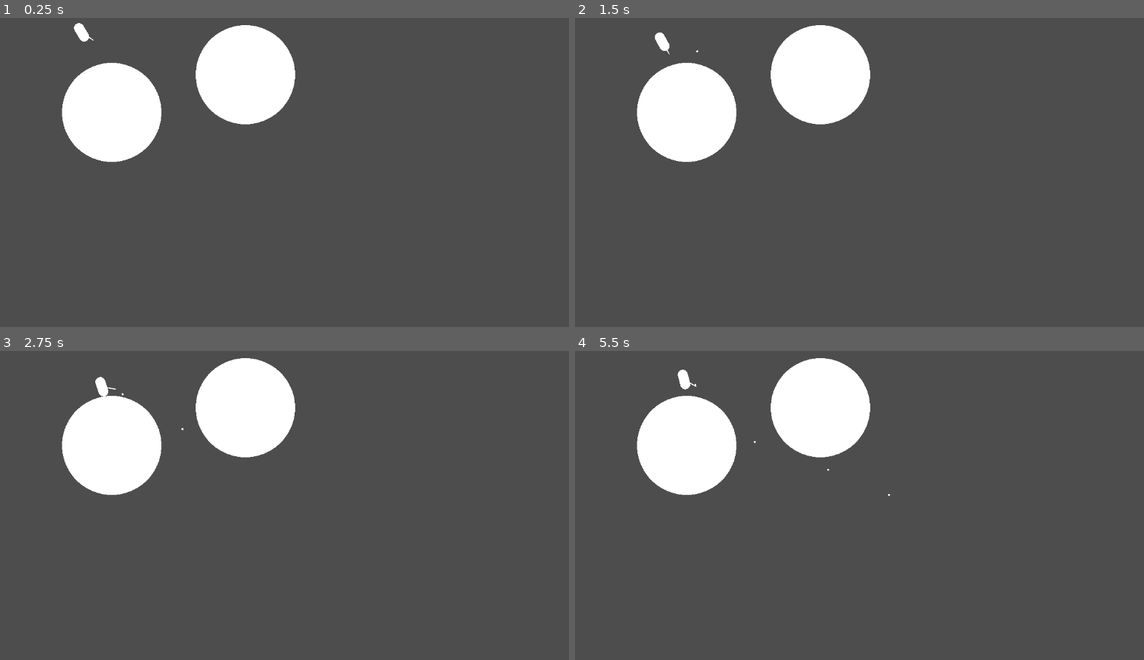
Above: before the commit, frames 1-4 (two rows, left to right).
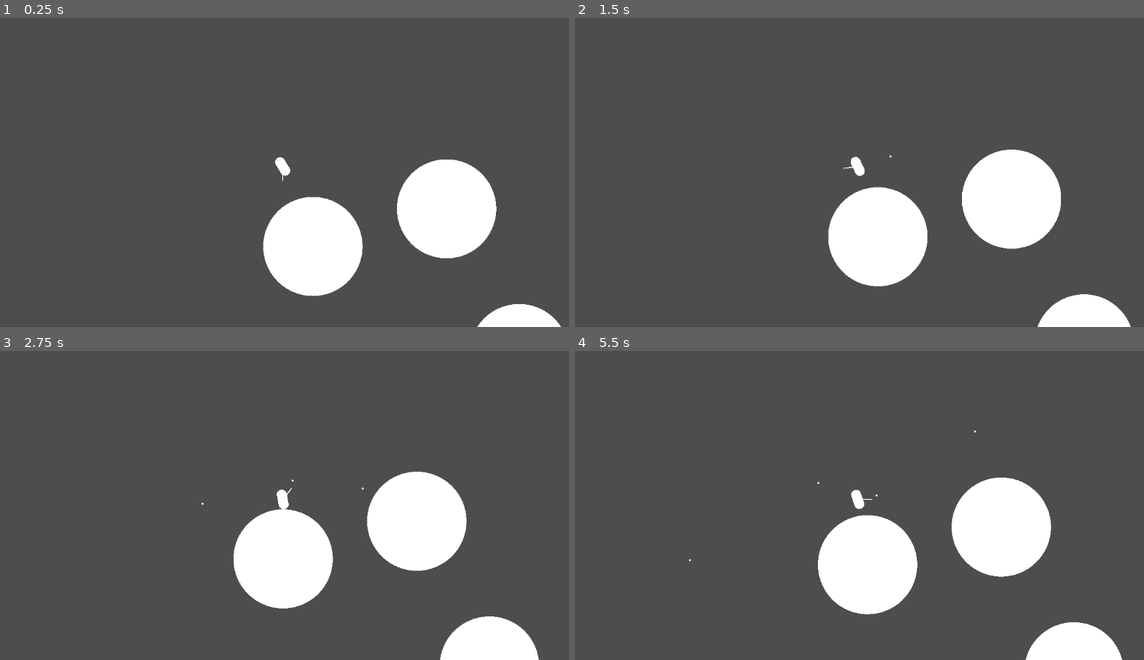
Above: after the commit, the same moments.

Repository: DmitrievDmitrii/asteroids
Game: Godot game, scene res://main.tscn
The game is run twice, just before and just after one commit, with the same random seed, the same clock (stepped at 60 frames per second) and the same inputs.
Inputs (mouse positions are in pixels of both pictures, inside the frame that each line leads up to):
- Up to frame 1 (0.25 s): no input
- Up to frame 2 (1.5 s): move the mouse to (984, 150) at 0.52 s; hold D (move_right) 0.53-1.28 s; tap Alt (jetpack, bound only after the commit) at 0.6, 1.35 s; click (984, 150) at 0.67 s; tap Space (jump) at 0.77 s; move the mouse to (745, 181) at 1.27 s; hold S (move_down) from 1.28 s (still down); click (745, 181) at 1.42 s
- Up to frame 3 (2.75 s): tap Space (jump) at 1.52 s; move the mouse to (341, 428) at 2.02 s; release S (move_down) at 2.03 s; hold D (move_right) from 2.03 s (still down); tap Alt (jetpack, bound only after the commit) at 2.1 s; click (341, 428) at 2.17 s
- Up to frame 4 (5.5 s): move the mouse to (831, 564) at 2.77 s; release D (move_right) at 2.78 s; hold W (move_up) 2.78-3.53 s; tap Alt (jetpack, bound only after the commit) every 0.75 s from 2.85 to 5.1 s; click (831, 564) at 2.92 s; tap Space (jump) at 3.02, 3.77, 4.52 s; move the mouse to (1030, 548) at 3.52 s; hold A (move_left) 3.53-5.03 s; click (1030, 548) at 3.67 s; move the mouse to (683, 449) at 4.27 s; click (683, 449) at 4.42 s; move the mouse to (887, 499) at 5.02 s; hold S (move_down) from 5.03 s (still down); click (887, 499) at 5.17 s

The runs differ from the first frame. In frame 1, 19% of the frame differs, in the area x 10-99%, y 1-100%; in frame 2, 19%; in frame 3, 20%, in the area x 10-95%, y 2-100%; in frame 4, 20%.

Commit message:
added camera and jetpack

Diff:
--- a/main.gd
+++ b/main.gd
@@ -2,6 +2,7 @@
 var asteroid
 var asteroid2
 var player
+var camera
 
 
 # Called when the node enters the scene tree for the first time.
@@ -9,10 +10,10 @@
 	asteroid = $asteroid
 	asteroid2 = $asteroid2
 	player = $player
-	#player.gravityObjects.append(asteroid)
-	#player.gravityObjects.append(asteroid2)
+	camera = $Camera
+
 
 
 # Called every frame. 'delta' is the elapsed time since the previous frame.
 func _process(delta):
-	pass
+	camera.position = player.position
--- a/main.tscn
+++ b/main.tscn
@@ -18,3 +18,17 @@
 [node name="asteroid2" parent="." instance=ExtResource("1_txdfa")]
 position = Vector2(501, 139)
 scale = Vector2(10, 10)
+
+[node name="asteroid3" parent="." instance=ExtResource("1_txdfa")]
+position = Vector2(974, 469)
+scale = Vector2(10, 10)
+
+[node name="asteroid4" parent="." instance=ExtResource("1_txdfa")]
+position = Vector2(412, 809)
+scale = Vector2(10, 10)
+
+[node name="asteroid5" parent="." instance=ExtResource("1_txdfa")]
+position = Vector2(647, 431)
+scale = Vector2(10, 10)
+
+[node name="Camera" type="Camera2D" parent="."]
--- a/player/player.gd
+++ b/player/player.gd
@@ -8,6 +8,7 @@
 var nearestAsteroid
 var isOnJump = true
 var gun
+var isOnJetpack = false
 
 func _ready():
 	gun = $gun
@@ -24,15 +25,17 @@
    # Mouse in viewport coordinates.
 	if event is InputEventMouseButton:
 		if event.pressed:
+			print(self.position)
 			var bullet = load("res://player/bullet.tscn").instantiate()
 			get_parent().add_child(bullet)
 			bullet.global_position = global_position
-			bullet.velocity = (event.position - position).normalized()*100
+			bullet.velocity = (get_global_mouse_position() - global_position).normalized()*100
 
 func _physics_process(delta):
 	currentGravity = Vector2.ZERO
 	if is_on_wall():
 		isOnJump = false
+		isOnJetpack = false
 
 	for asteroid in gravityObjects:
 		currentGravity -= asteroid.getAcceleration(self)
@@ -41,10 +44,13 @@
 		if position.distance_to(asteroid.position) < position.distance_to(nearestAsteroid.position):
 			nearestAsteroid = asteroid
 
-	look_at(transform.origin - currentGravity)
+	if currentGravity:
+		look_at(transform.origin - currentGravity)
+		rotate(PI/2)
 
-	gun.look_at(get_viewport().get_mouse_position())
-	rotate(PI/2)
+	gun.look_at(get_global_mouse_position())
+	gun.rotate(PI/2)
+
 	if isOnJump:
 		velocity += currentGravity * delta
 	else:
@@ -59,4 +65,10 @@
 		isOnJump = true
 		velocity -= nearestAsteroid.getAcceleration(self).normalized() * JUMP_VELOCITY
 
+	if Input.is_action_just_pressed("jetpack") and isOnJump:
+		isOnJetpack = true
+
+	if isOnJetpack:
+		velocity += direction * 0.4
+
 	move_and_slide()
--- a/project.godot
+++ b/project.godot
@@ -46,6 +46,11 @@
 "events": [Object(InputEventKey,"resource_local_to_scene":false,"resource_name":"","device":-1,"window_id":0,"alt_pressed":false,"shift_pressed":false,"ctrl_pressed":false,"meta_pressed":false,"pressed":false,"keycode":0,"physical_keycode":32,"key_label":0,"unicode":32,"echo":false,"script":null)
 ]
 }
+jetpack={
+"deadzone": 0.5,
+"events": [Object(InputEventKey,"resource_local_to_scene":false,"resource_name":"","device":-1,"window_id":0,"alt_pressed":false,"shift_pressed":false,"ctrl_pressed":false,"meta_pressed":false,"pressed":false,"keycode":0,"physical_keycode":4194328,"key_label":0,"unicode":0,"echo":false,"script":null)
+]
+}
 
 [rendering]
 
